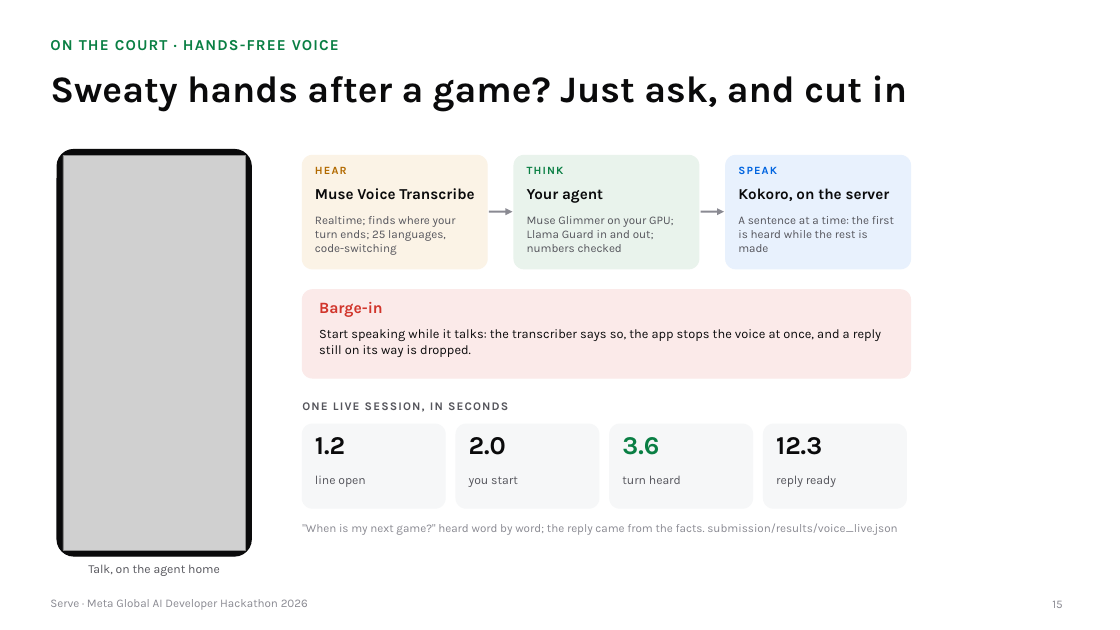
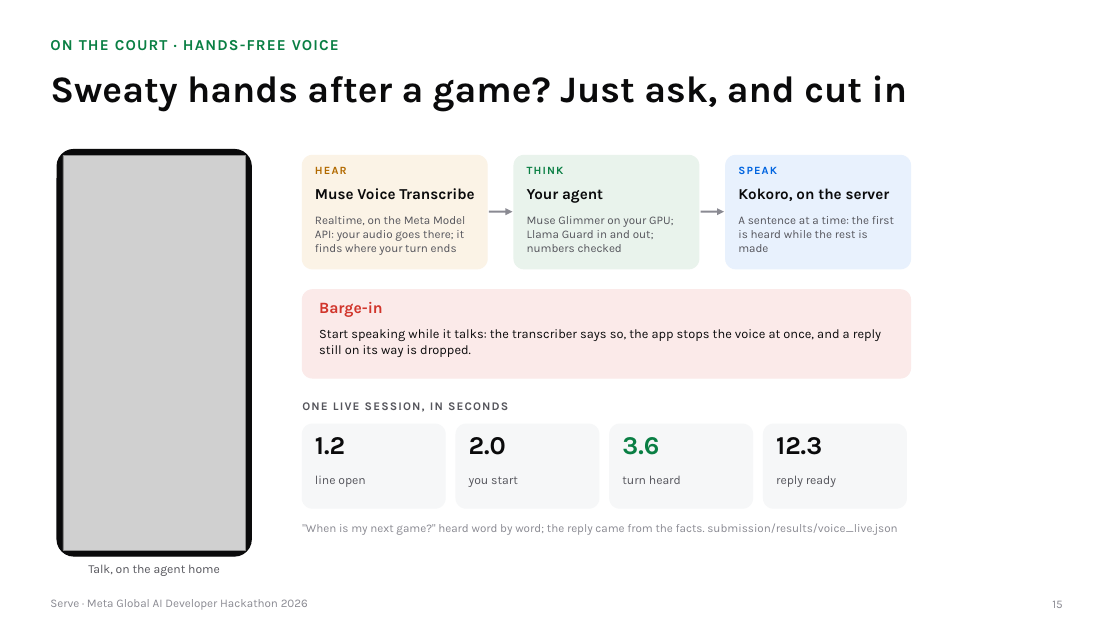
Before and after one commit to gino6178/serve-meta-hackathon, a slide deck: slide 15 of video/deck/Serve_Meta_deck.pptx. Drawn at 1120x630 pixels with LibreOffice and Linux fonts; fonts in the diff are those of the drawing; grey boxes stand for pictures. Boxes give left, top, right and bottom in pixels: in the first picture for what was removed or moved away, otherwise in the second. Text is boxed around its words. In the diff, an @@ line names an element or a change of style, - is before the commit and + after.

```diff
--- a/video/deck/Serve_Meta_deck.pptx
+++ b/video/deck/Serve_Meta_deck.pptx
@@ text at <box>315,216,465,255</box>: text changed @@
-Realtime; finds where your turn ends; 25 languages, code-switching
+Realtime, on the Meta Model API: your audio goes there; it finds where your turn ends
```
Also in this commit, not shown: 10 other slides changed, 4 other files.
